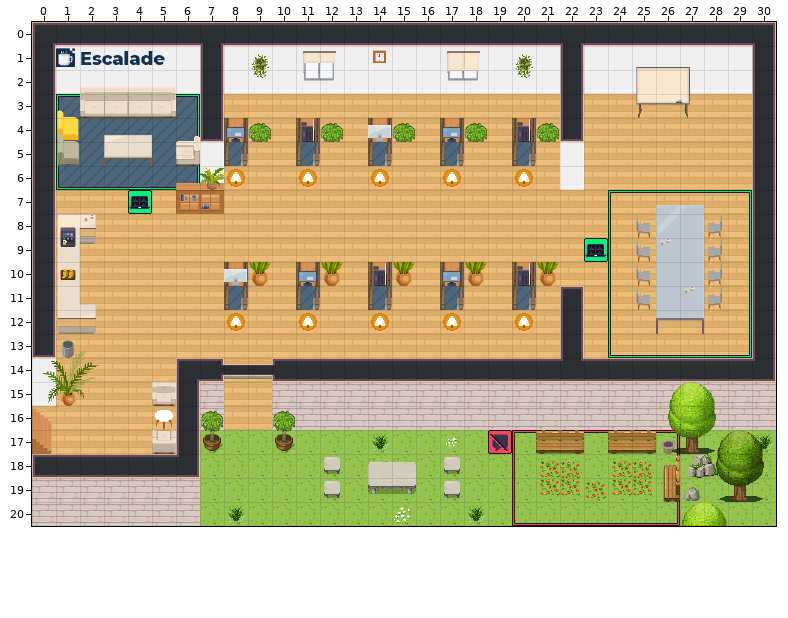
Level history. Tiled map (JSON): office.tmj. Above: the version before the commit.
Cells are 32x32 px. Shown: x 0..30, y 0..20.
And afterwards:
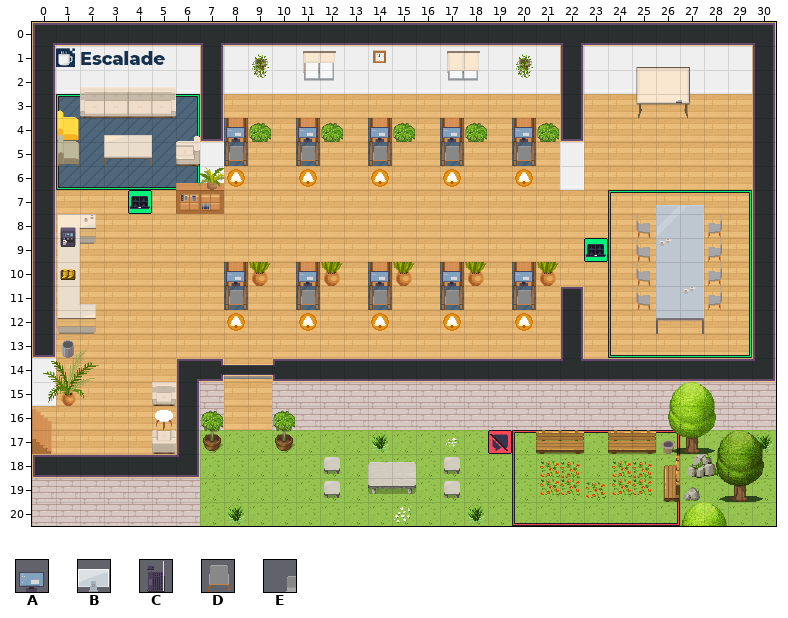
Key: from "WA_Miscellaneous": A 1, B 10, C 25; from "WA_Seats": D 118, E 121.
_ is an empty cell.
Change:
Layer "furniture/furniture1":
The author changed tile E to tile D in row 5 at x 8, 11, 14, 17 and 20; in row 11 at x 8, 11, 14, 17 and 20.
Layer "furniture/furniture3":
The author changed tile B to tile A in row 4 at x 14; in row 10 at x 8.
The author changed tile C to tile A in row 4 at x 11 and 20; in row 10 at x 14 and 20.
